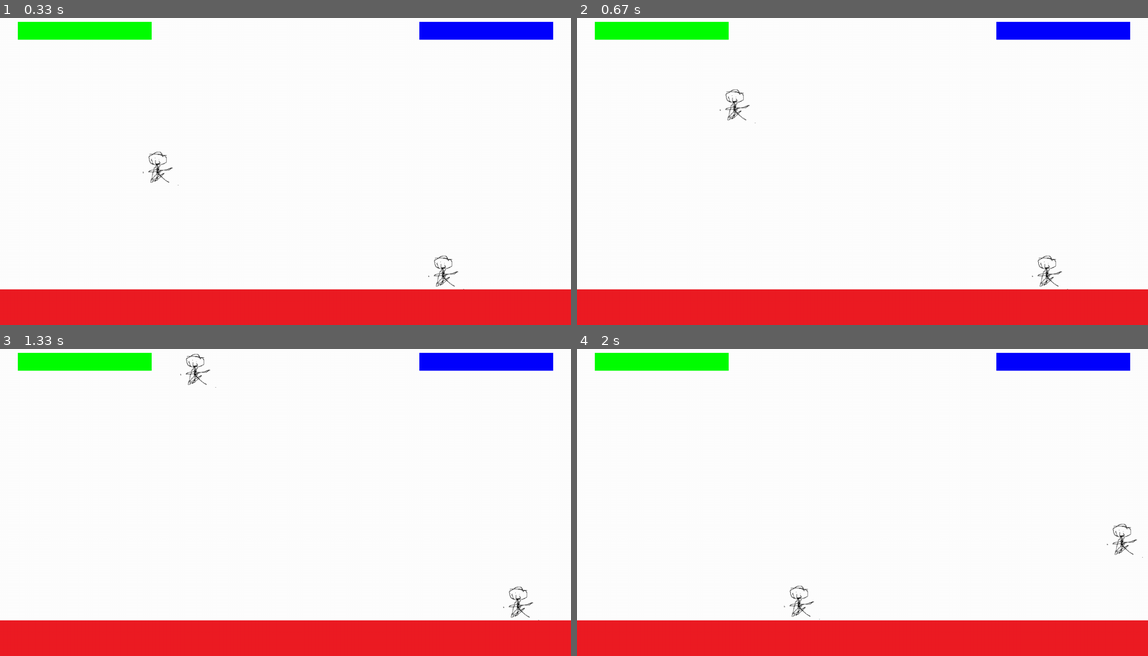
Above: before the commit, frames 1-4 (two rows, left to right).
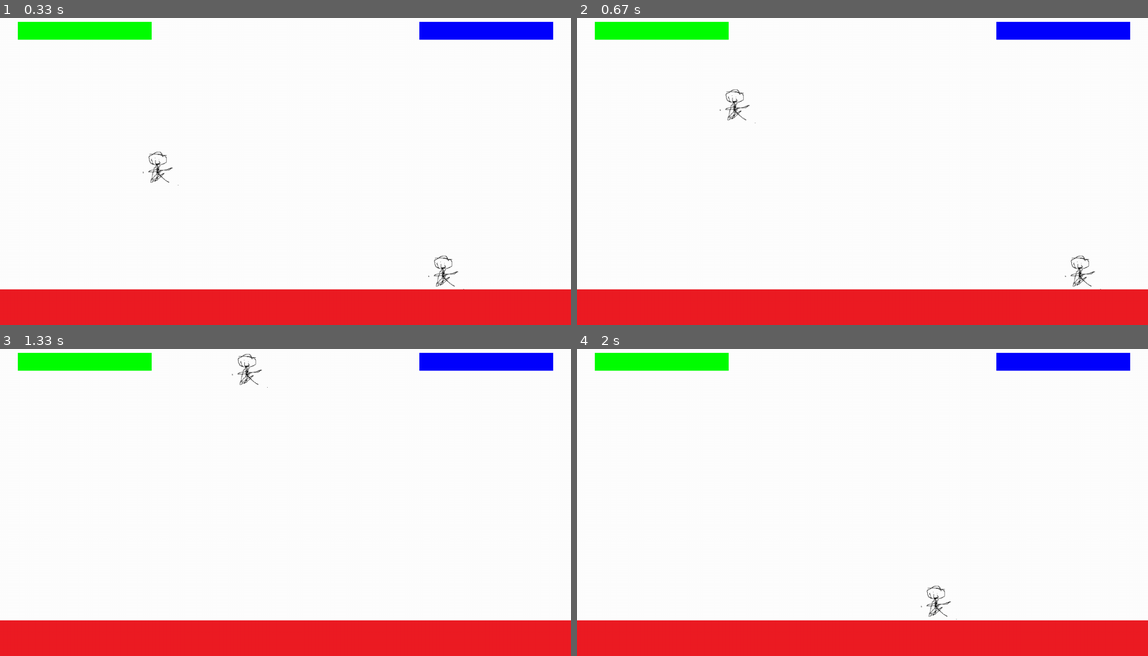
Above: after the commit, the same moments.

Repository: Me07111/Pygame-Platformer
Game: pygame game, started from Code/main.py
The game is run twice, just before and just after one commit, with the same random seed, the same clock (stepped at 60 frames per second) and the same inputs.
Inputs:
- Up to frame 1 (0.33 s): no input
- Up to frame 2 (0.67 s): hold Space from 0.33 s (still down); hold Right from 0.33 s (still down)
- Up to frame 3 (1.33 s): release Space at 0.8 s; release Right at 0.8 s; hold Right 0.83-1.3 s; hold D 0.83-1.3 s; tap Space at 0.9, 1.2 s
- Up to frame 4 (2 s): hold Up 1.33-1.63 s; tap Space at 1.4, 1.73 s; hold Right from 1.67 s (still down); hold D from 1.67 s (still down)

Frame 1 is identical in both runs. In frame 2, 0.3% of the frame differs, in the area x 79-92%, y 77-89%; in frame 3, 0.4%; in frame 4, 0.4%, in the area x 36-100%, y 56-89%.

Commit message:
implemented launch()knockback, fixed horizontalMov

Diff:
--- a/Code/level.py
+++ b/Code/level.py
@@ -16,12 +16,20 @@
         self.players = []
         self.generatePlatforms()
         self.crap = True
+        self.horizontalDrag = 0.1
+        self.GroundDrag = 0.1
+        self.AirDrag = 0.01
 
     def update(self,delta,gametime):
-        if(gametime > 3 and self.crap):
-            self.players[1].launch(pygame.Vector2(1,1),6)
+        if(gametime > 1 and self.crap == True):
+            self.players[1].launch(pygame.Vector2(-1,-4),100)
+            self.crap = False
         keys = pygame.key.get_pressed()
         for player in self.players:
+            if(player.isOnGround):
+                self.horizontalDrag = self.GroundDrag
+            else:
+                self.horizontalDrag = self.AirDrag
             self.movementUpdate(delta,keys,player,gametime)
         self.PlayerGroup.draw(self.screen)
         self.platforms.draw(self.screen)
@@ -29,7 +37,6 @@
 
     def movementUpdate(self,delta,keys,player,gameTime):
         #input
-        player.direction.x = 0
         if(keys[player.leftKey]):
             player.direction.x = -1
         if(keys[player.rightKey]):
@@ -40,6 +47,12 @@
                 player.direction.y -= player.jumpSpeed
                 player.jumpIndex -= 1
                 player.lastJumpTime = gameTime
+                player.isOnGround = False
+        #launch update
+        if(player.launched == True):
+            player.isOnGround = False
+            player.direction += player.launchVector * player.launchSpeed * delta
+            player.launched = False
 
         #vertical update
         oldPos = player.rect.center
@@ -50,17 +63,17 @@
             player.rect.center = oldPos
             player.direction.y = 0
             player.jumpIndex = player.maxJumps
+            player.isOnGround = True
 
         #horizontal update
+        oldPos = player.rect.center
         player.rect.centerx += player.direction.x * player.speed * delta
+        player.direction.x = self.closerToZero(player.direction.x,self.horizontalDrag)
         collidingPlatforms = pygame.sprite.spritecollide(player,self.platforms,False)
         if(len(collidingPlatforms) > 0):
             player.rect.center = oldPos
             player.direction.x = 0
             player.jumpIndex = player.maxJumps
-
-
-
 
     def generatePlatforms(self):
         playerAmount = 0
@@ -93,3 +106,13 @@
             healthBarSize.y
             )
             pygame.draw.rect(self.screen,healthBarColors[i],rect)
+
+    def closerToZero(self,numberToNegate,negateBy):
+        if(numberToNegate >= 0):
+            index = 1
+        else:
+            index = -1
+        if((abs(numberToNegate) - negateBy) < 0):
+            return 0
+        else:
+            return (abs(numberToNegate) - negateBy) * index
--- a/Code/player.py
+++ b/Code/player.py
@@ -8,7 +8,7 @@
         self.jumpIndex = self.maxJumps
         self.jumpDelay = 0.35
         self.lastJumpTime = -self.jumpDelay
-        self.speed = 200
+        self.speed = 400
         self.surface = surface
         self.image = pygame.image.load("Graphics\Character.png")
         self.rect = self.image.get_rect()
@@ -19,6 +19,9 @@
         self.maxHealth = 100
         self.health = self.maxHealth
         self.launchVector = pygame.Vector2()
+        self.launchSpeed = 0
+        self.launched = False
+        self.isOnGround = True
 
     def takeDamage(self,damage):
         self.health -= damage
@@ -35,4 +38,7 @@
         print("dead")
 
     def launch(self,direction,speed):
-        self.launchVector += direction * speed
+        print("launched")
+        self.launchVector = direction
+        self.launchSpeed = speed
+        self.launched = True
